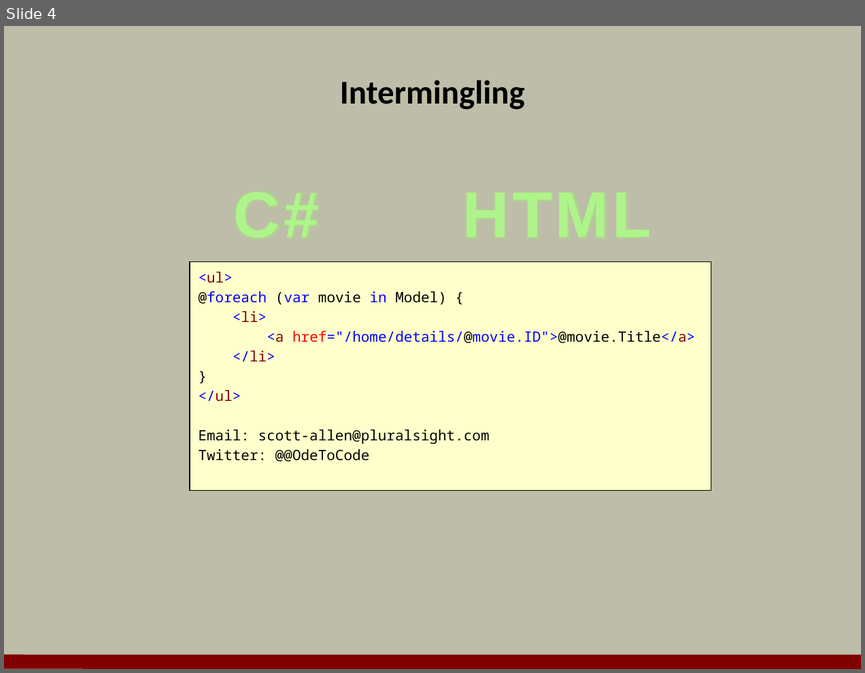
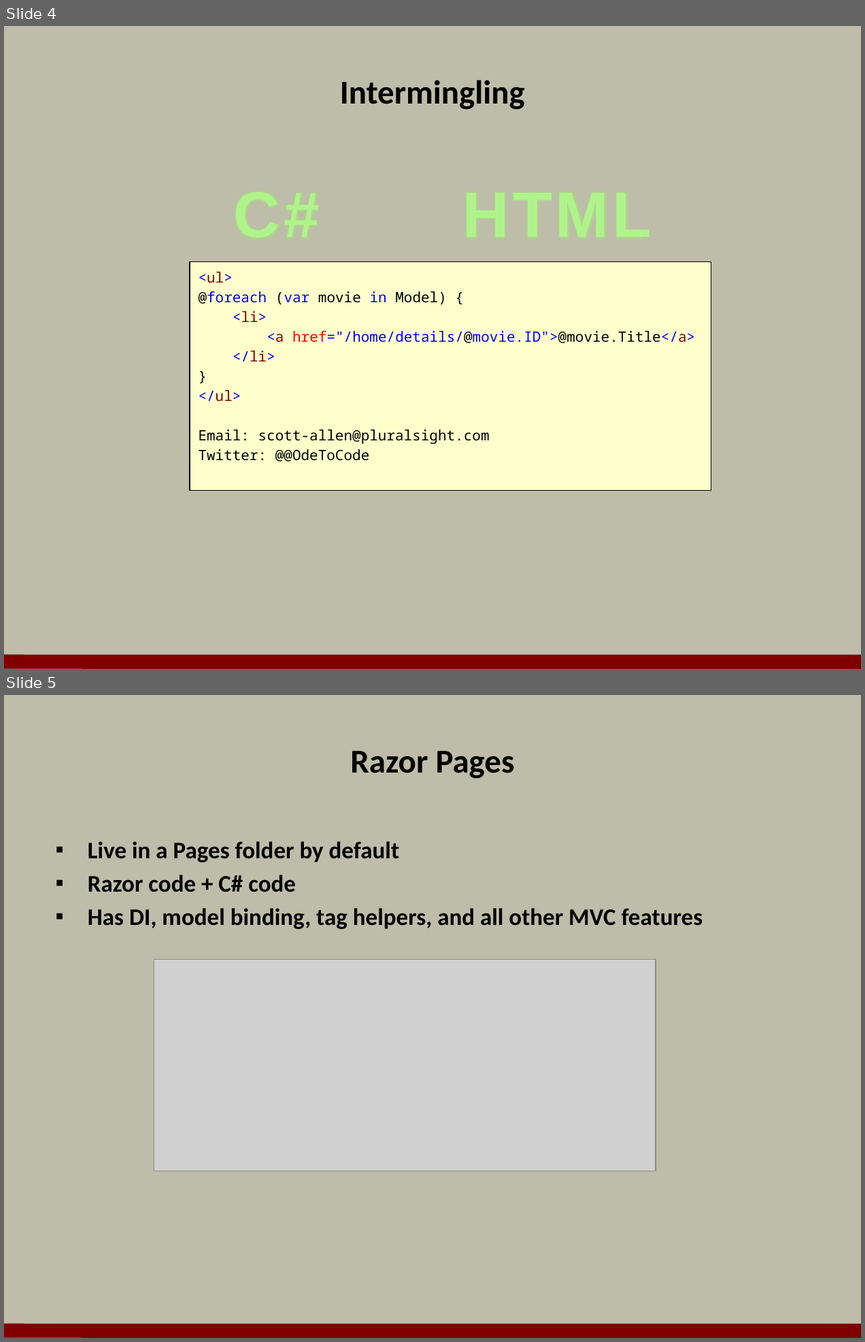
Before and after one commit to OdeToCode/classes, a slide deck: aspnet5/slides/05_ModelsViews.pptx. Shown one above the other, each under a label of ours: slide 4 before the commit, slides 4 and 5 after it. The pictures are 865x673 and 865x1342 pixels, drawn with LibreOffice and Linux fonts; fonts in the diff are those of the drawing; grey boxes stand for pictures; background and template pictures are left out. Boxes give left, top, right and bottom in pixels: in the first picture for what was removed or moved away, otherwise in the second. Text is boxed around its words. In the diff, an @@ line names an element or a change of style, - is before the commit and + after.

```diff
--- a/aspnet5/slides/05_ModelsViews.pptx
+++ b/aspnet5/slides/05_ModelsViews.pptx
@@ slide 5 added at (4,695,861,1338), background #BDBDA9; not listed: 1 template element that a slide beside it also shows @@
@@ title added at (350,751,515,779), 28 pt, text #000000, bold @@
+Razor Pages
@@ text added at (88,841,703,929), 20 pt, text #000000, bold @@
+▪ Live in a Pages folder by default
+▪ Razor code + C# code
+▪ Has DI, model binding, tag helpers, and all other MVC features
@@ picture added at (154,959,655,1170) @@
```
Also in this commit, not shown: 3 other files.
